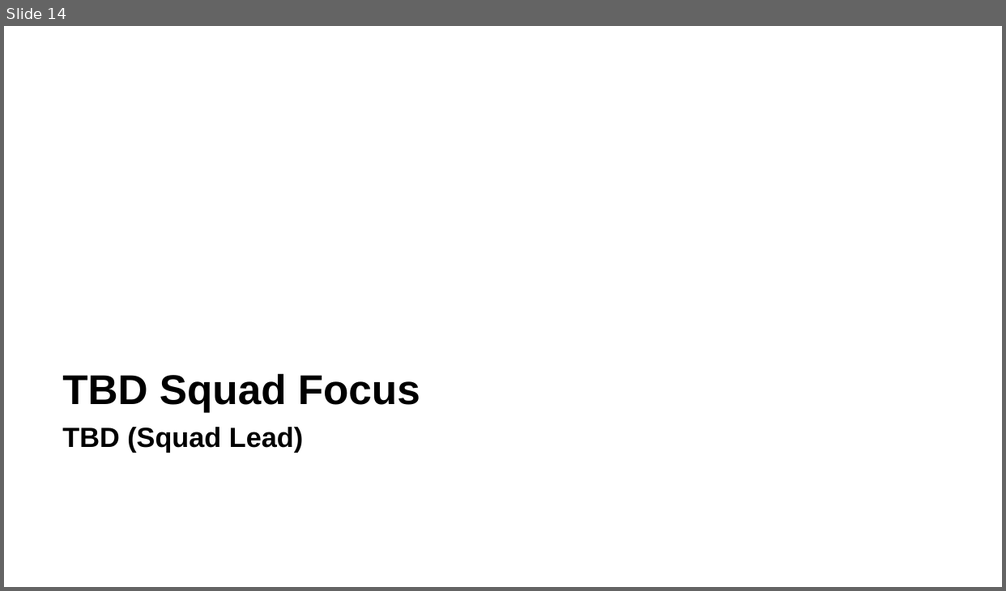
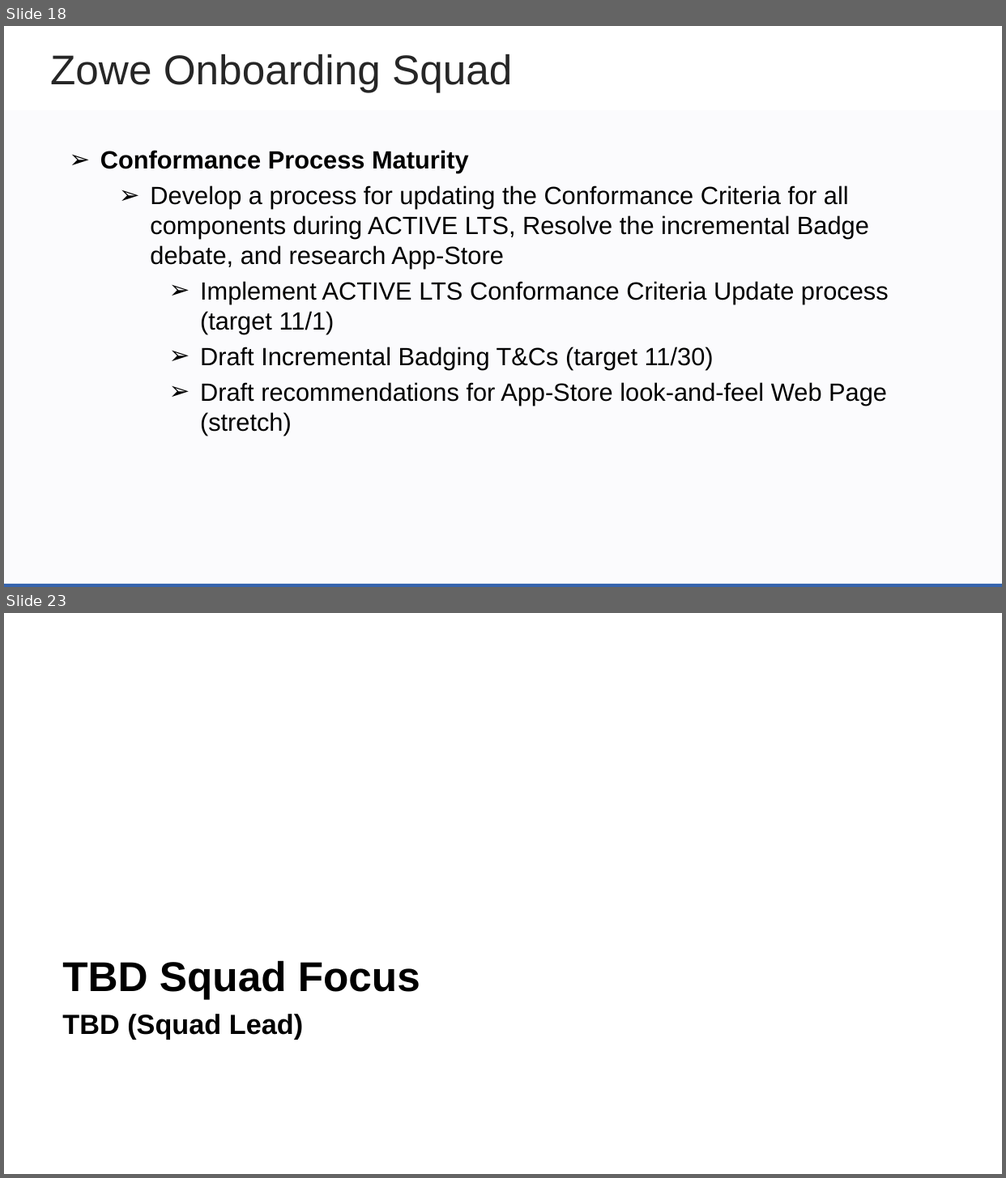
Before and after one commit to zowe/community, a slide deck: Project Management/PI Planning/20PI4 Planning/Zowe Community Squad Focus for 20PI4.pptx. Shown one above the other, each under a label of ours: slide 14 before the commit, slides 18 and 23 after it; the slides between them are not shown. The pictures are 1006x591 and 1006x1178 pixels, drawn with LibreOffice and Linux fonts; fonts in the diff are those of the drawing; background and template pictures are left out. Boxes give left, top, right and bottom in pixels: in the first picture for what was removed or moved away, otherwise in the second. Text is boxed around its words. In the diff, an @@ line names an element or a change of style, - is before the commit and + after.

Commit message:
Add CLI and Onboarding Squad Proposed Objectives

```diff
--- a/Project Management/PI Planning/20PI4 Planning/Zowe Community Squad Focus for 20PI4.pptx
+++ b/Project Management/PI Planning/20PI4 Planning/Zowe Community Squad Focus for 20PI4.pptx
@@ slide 18 added at <box>4,26,1002,587</box>, background #FFFFFF @@
@@ text added at <box>50,54,512,92</box>, 30 pt, text #262626 @@
+Zowe Onboarding Squad
@@ rectangle added at <box>4,109,1002,587</box>, fill #3664AD at 2% opacity @@
@@ text added at <box>100,150,889,435</box>, 18 pt, text #000000 @@
+➢ Conformance Process Maturity
+  ➢ Develop a process for updating the Conformance Criteria for all components during ACTIVE LTS, Resolve the incremental Badge debate, and research App-Store
+    ➢ Implement ACTIVE LTS Conformance Criteria Update process (target 11/1)
+    ➢ Draft Incremental Badging T&Cs (target 11/30)
+    ➢ Draft recommendations for App-Store look-and-feel Web Page (stretch)
@@ rectangle added at <box>4,584,1002,587</box>, fill #3664AD @@
@@ what was slide 14 is now slide 23 @@
```
Also in this commit, not shown: 11 slides changed, 8 other slides added.
